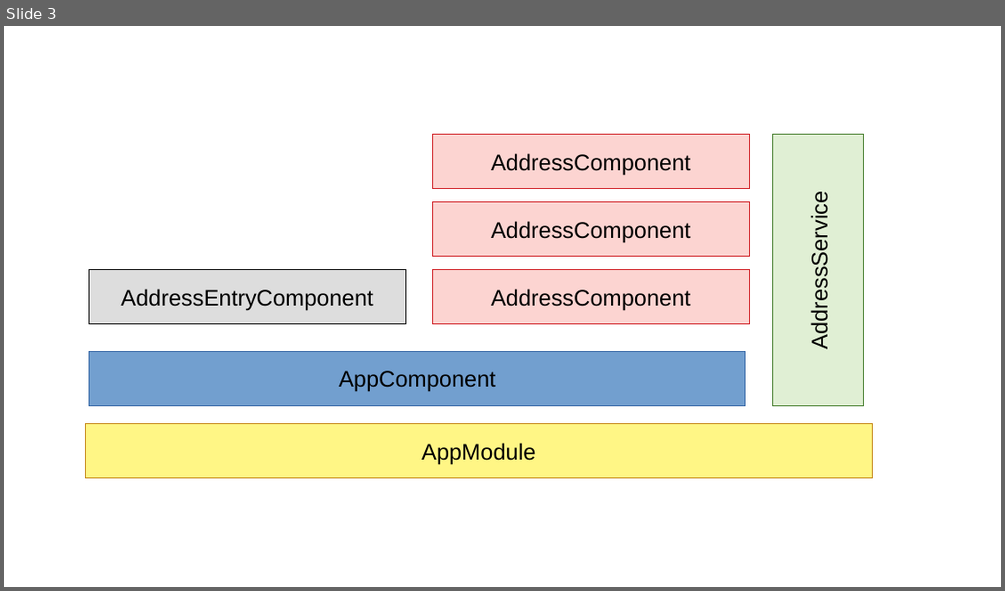
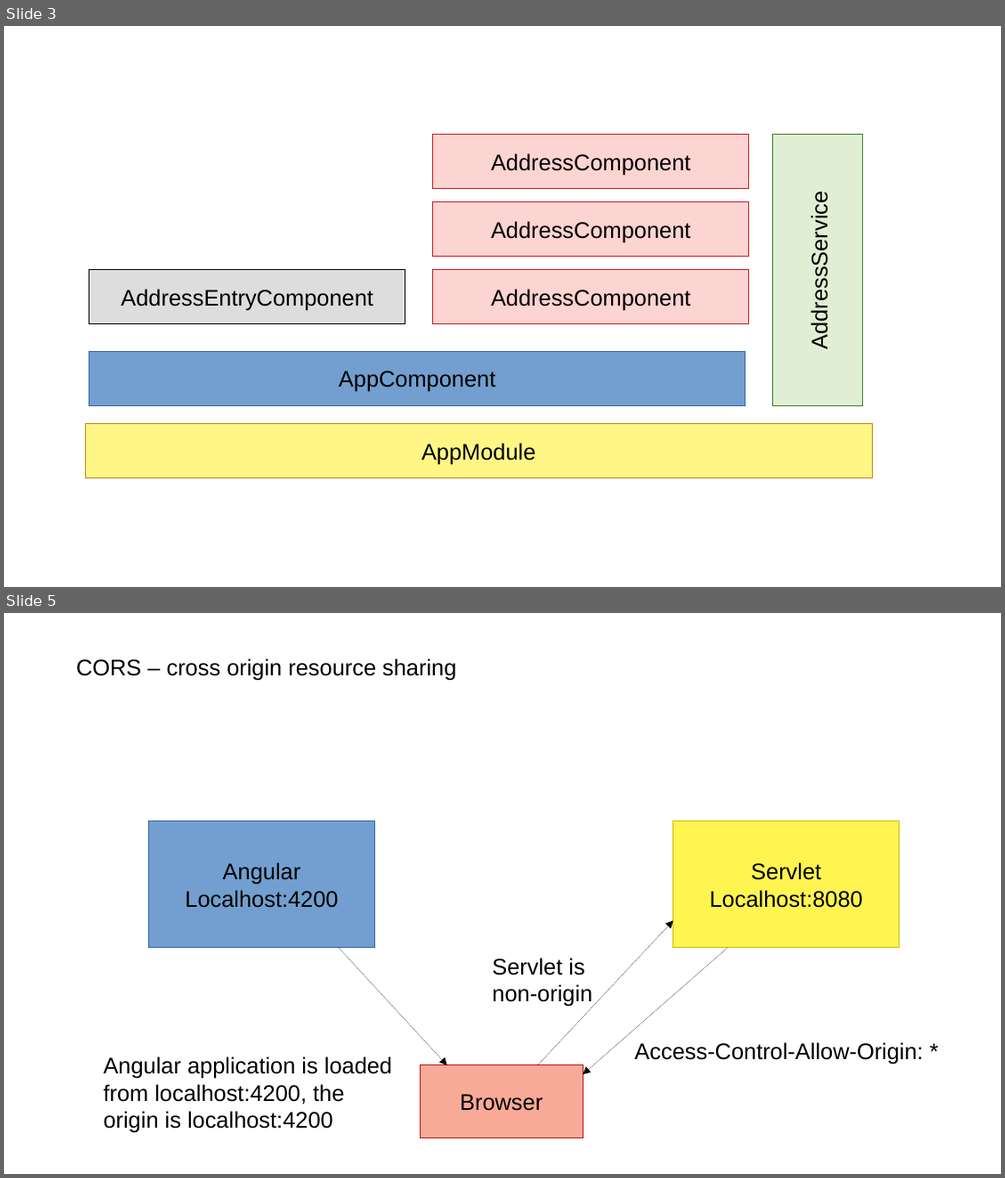
Before and after one commit to AungMy0/dipsa-enrichment, a slide deck: day1-addressbook/day1-workshop-design.pptx. Shown one above the other, each under a label of ours: slide 3 before the commit, slides 3 and 5 after it; the slides between them are not shown. The pictures are 1005x591 and 1005x1178 pixels, drawn with LibreOffice and Linux fonts; fonts in the diff are those of the drawing. Boxes give left, top, right and bottom in pixels: in the first picture for what was removed or moved away, otherwise in the second. Text is boxed around its words. In the diff, an @@ line names an element or a change of style, - is before the commit and + after.

```diff
--- a/day1-addressbook/day1-workshop-design.pptx
+++ b/day1-addressbook/day1-workshop-design.pptx
@@ slide 5 added at (x1=4, y1=613, x2=1001, y2=1174), background #FFFFFF @@
@@ text added at (x1=76, y1=658, x2=456, y2=681), 18 pt, text #000000 @@
+CORS – cross origin resource sharing
@@ rectangle added at (x1=149, y1=821, x2=375, y2=948), fill #729FCF, outline #3465A4 0.75 pt, 18 pt, text #000000 @@
+Angular
+Localhost:4200
@@ rectangle added at (x1=673, y1=821, x2=899, y2=948), fill #FFF450, outline #CCBE00 0.75 pt, 18 pt, text #000000 @@
+Servlet
+Localhost:8080
@@ arrow added from (538, 1065) to (673, 921), #000000 0.75 pt @@
@@ arrow added from (339, 948) to (447, 1065), #000000 0.75 pt @@
@@ text added at (x1=492, y1=957, x2=592, y2=1006), 18 pt, text #000000 @@
+Servlet is non-origin
@@ arrow added from (728, 948) to (582, 1074), #000000 0.75 pt @@
@@ text added at (x1=104, y1=1056, x2=392, y2=1133), 18 pt, text #000000 @@
+Angular application is loaded from localhost:4200, the origin is localhost:4200
@@ rectangle added at (x1=421, y1=1065, x2=582, y2=1137), fill #F8AA97, outline #BA131A 0.75 pt, 18 pt, text #000000 @@
+Browser
@@ text added at (x1=634, y1=1042, x2=922, y2=1064), 18 pt, text #000000 @@
+Access-Control-Allow-Origin: *
```
Also in this commit, not shown: 3 other slides added, 55 other files.
